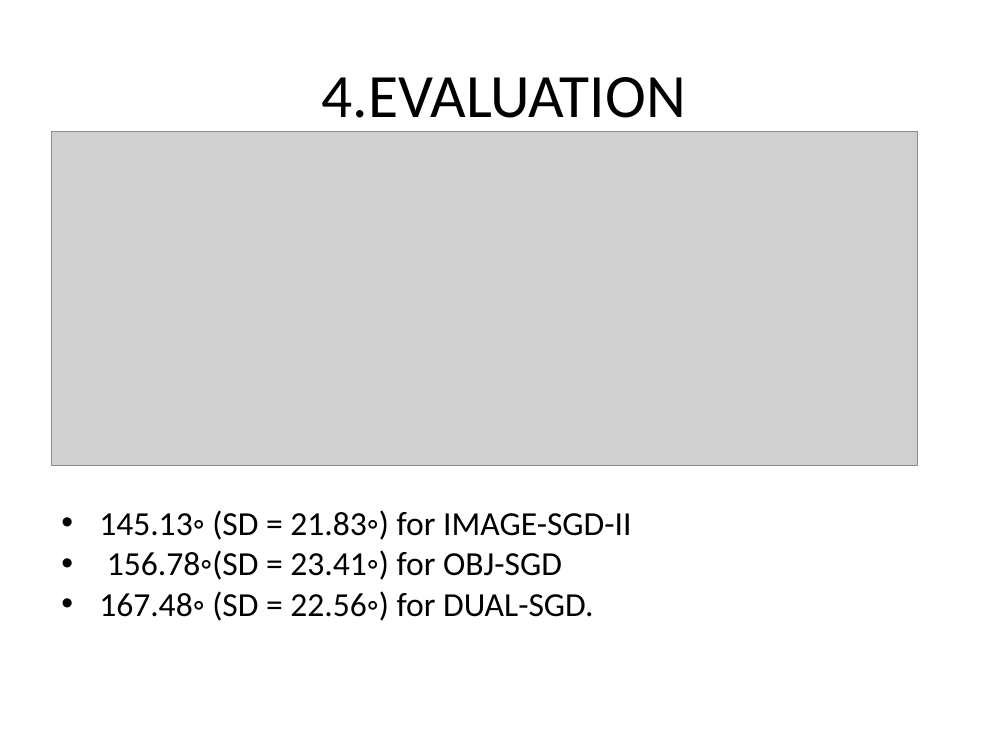
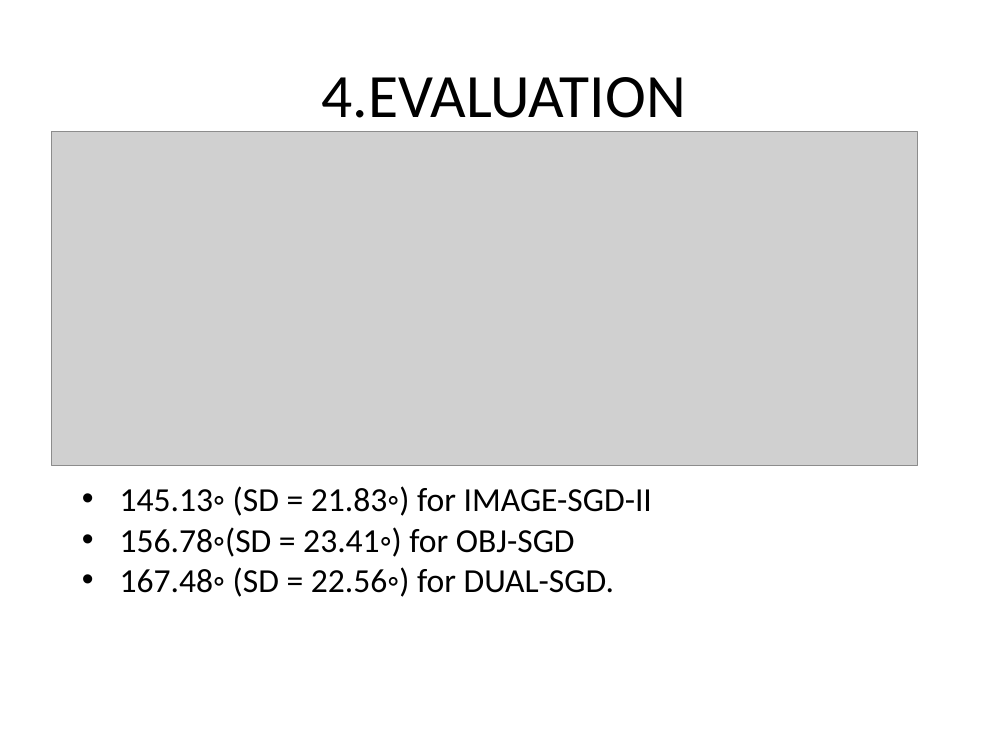
Before and after one commit to Ritchielambda/Paper, a slide deck: slide 17 of Redirection.pptx. Drawn at 1008x756 pixels with LibreOffice and Linux fonts; fonts in the diff are those of the drawing; grey boxes stand for pictures. Boxes give left, top, right and bottom in pixels: in the first picture for what was removed or moved away, otherwise in the second. Text is boxed around its words. In the diff, an @@ line names an element or a change of style, - is before the commit and + after.

```diff
--- a/Redirection.pptx
+++ b/Redirection.pptx
@@ text "145.13◦ (SD = 21.83◦) for ...": place and size @@
-text "145.13◦ (SD = 21.83◦) for ..." at box(99, 510, 631, 621)
+text "145.13◦ (SD = 21.83◦) for ..." at box(120, 486, 652, 597)
```
Also in this commit, not shown: 2 other slides changed.
